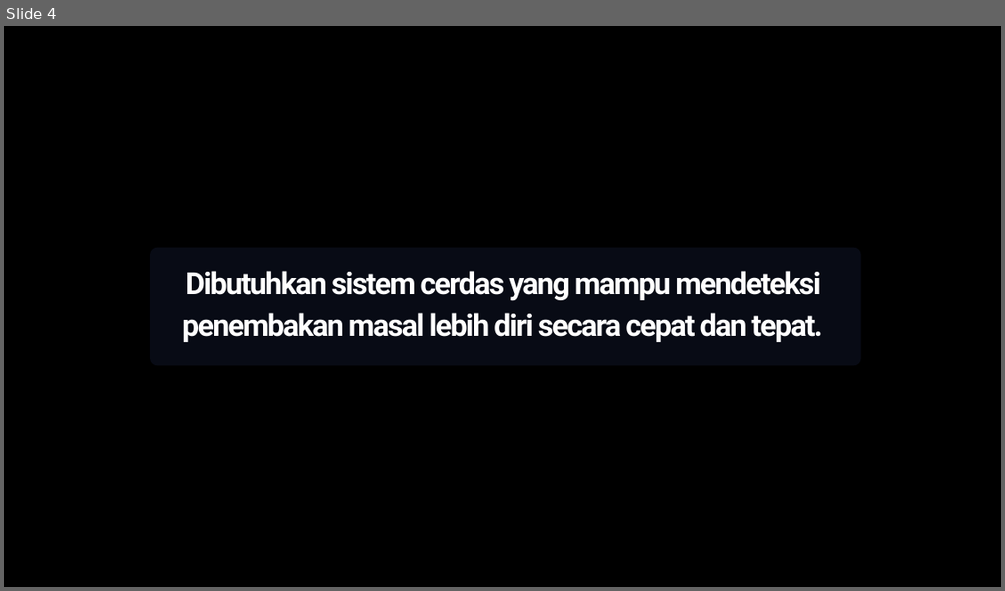
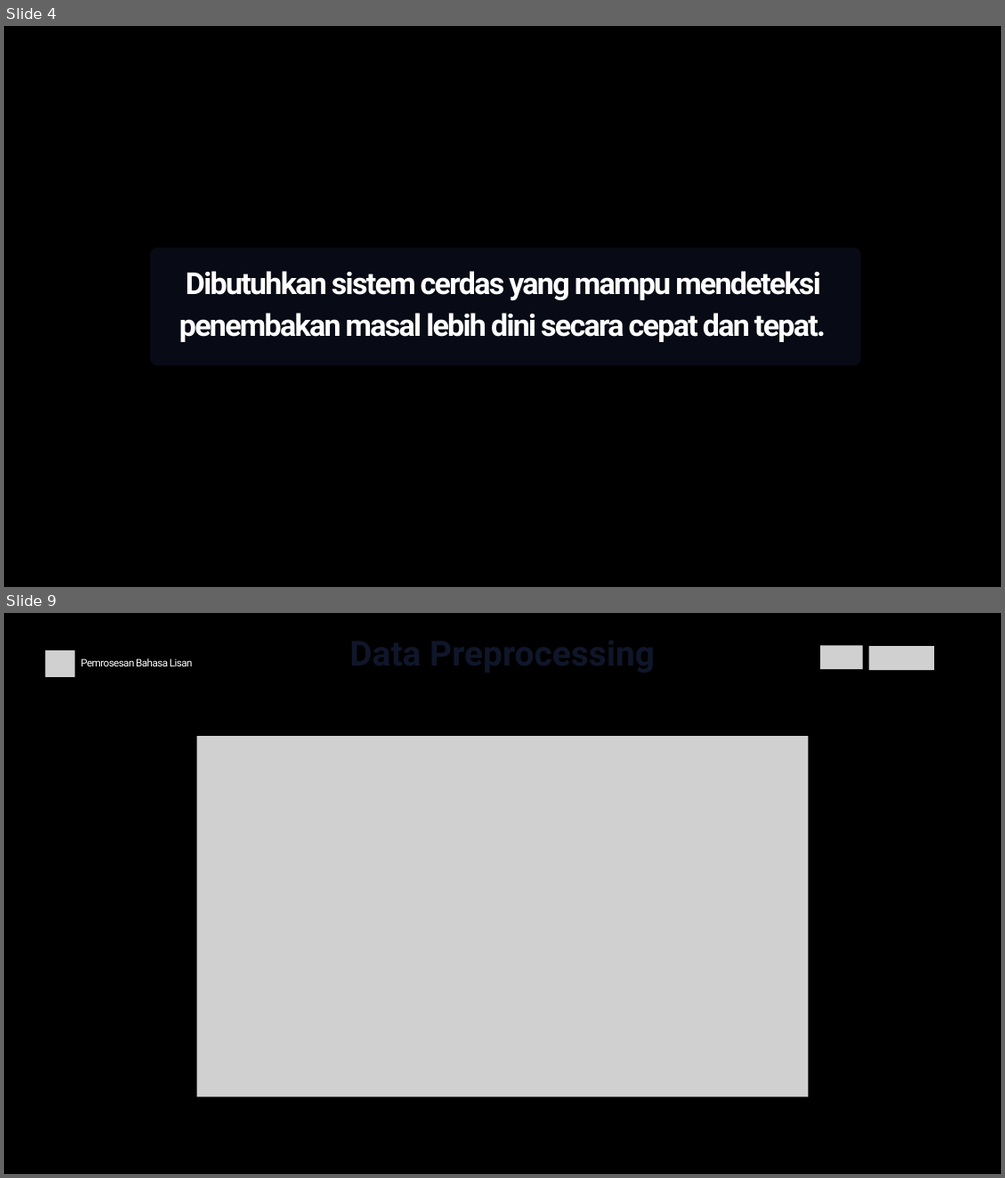
Before and after one commit to dhekmass12/mass-shooting-detector, a slide deck: Mass Shooting Detector.pptx. Shown one above the other, each under a label of ours: slide 4 before the commit, slides 4 and 9 after it; the slides between them are not shown. The pictures are 1005x591 and 1005x1178 pixels, drawn with LibreOffice and Linux fonts; fonts in the diff are those of the drawing; grey boxes stand for pictures; background and template pictures are left out. Boxes give left, top, right and bottom in pixels: in the first picture for what was removed or moved away, otherwise in the second. Text is boxed around its words. In the diff, an @@ line names an element or a change of style, - is before the commit and + after.

```diff
--- a/Mass Shooting Detector.pptx
+++ b/Mass Shooting Detector.pptx
@@ slide 9 added at (4,613,1001,1174), background #000000 @@
@@ picture added at (45,650,75,677) @@
@@ text added at (81,658,193,666), 15 pt, text #FFFFFF @@
+Pemrosesan Bahasa Lisan
@@ picture added at (820,645,862,669) @@
@@ picture added at (869,646,934,670) @@
@@ picture added at (197,736,809,1097) @@
@@ slide 4 changed as well @@
@@ text at (179,271,825,342): text changed @@
-Dibutuhkan sistem cerdas yang mampu mendeteksi penembakan masal lebih diri secara cepat dan tepat.
+Dibutuhkan sistem cerdas yang mampu mendeteksi penembakan masal lebih dini secara cepat dan tepat.
```
Also in this commit, not shown: 5 other slides changed, 16 other slides added, 5 slides removed, 5 other files.
